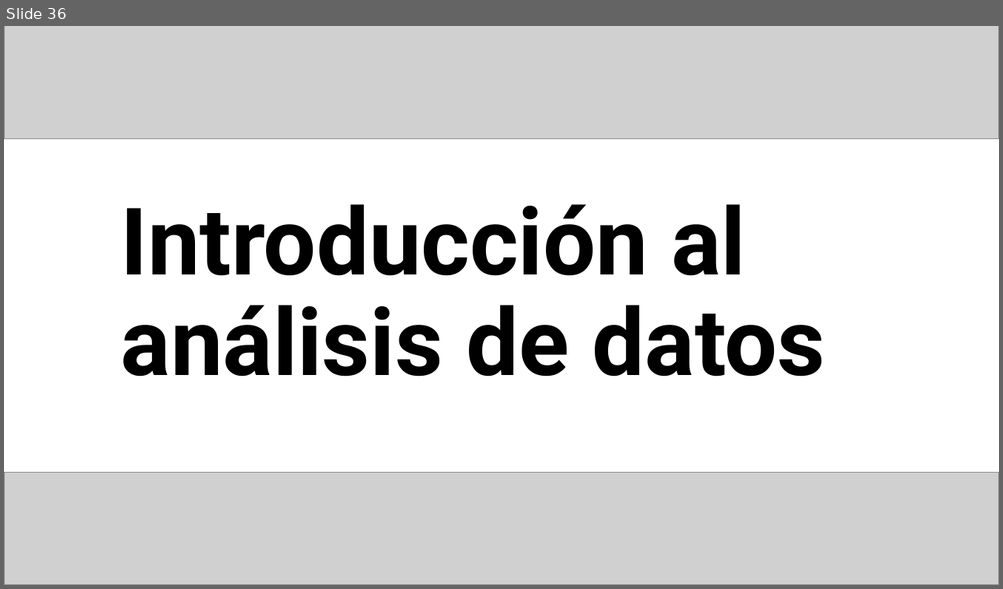
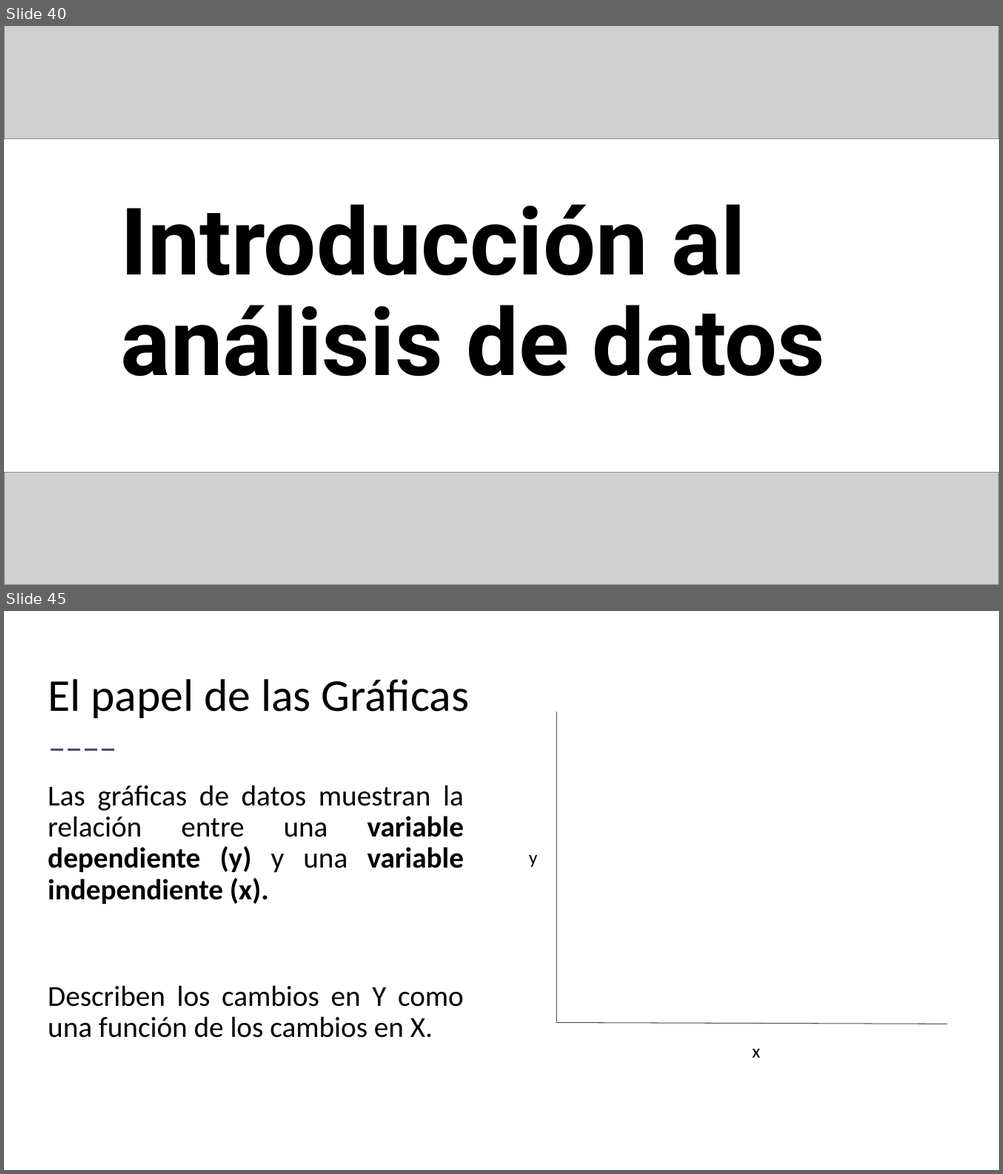
Before and after one commit to Adrifelcha/afchavez-019, a slide deck: JeanPiaget/Presentaciones/04_RecolecciónyAnálisisDatos.pptx. Shown one above the other, each under a label of ours: slide 36 before the commit, slides 40 and 45 after it; the slides between them are not shown. The pictures are 1003x589 and 1003x1174 pixels, drawn with LibreOffice and Linux fonts; fonts in the diff are those of the drawing; grey boxes stand for pictures. Boxes give left, top, right and bottom in pixels: in the first picture for what was removed or moved away, otherwise in the second. Text is boxed around its words. In the diff, an @@ line names an element or a change of style, - is before the commit and + after.

```diff
--- a/JeanPiaget/Presentaciones/04_RecolecciónyAnálisisDatos.pptx
+++ b/JeanPiaget/Presentaciones/04_RecolecciónyAnálisisDatos.pptx
@@ slide 45 added at box(4, 611, 999, 1170), background #FFFFFF @@
@@ title added at box(48, 679, 469, 718), 44 pt, text #000000 @@
+El papel de las Gráficas
@@ line added from (557, 712) to (557, 1023), #44546A 0.75 pt @@
@@ line added from (51, 750) to (117, 750), #44546A 1.5 pt dashed @@
@@ text added at box(48, 785, 464, 1038), 28 pt, text #000000 @@
+Las gráficas de datos muestran la relación entre una variable dependiente (y) y una variable independiente (x).
+Describen los cambios en Y como una función de los cambios en X.
@@ text added at box(529, 855, 537, 867), 18 pt, text #000000 @@
+y
@@ line added from (947, 1025) to (557, 1023), #44546A 0.75 pt @@
@@ text added at box(752, 1049, 760, 1058), 18 pt, text #000000 @@
+x
@@ what was slide 36 is now slide 40 @@
```
Also in this commit, not shown: 40 other slides added, 2 slides removed, 2 other files.
